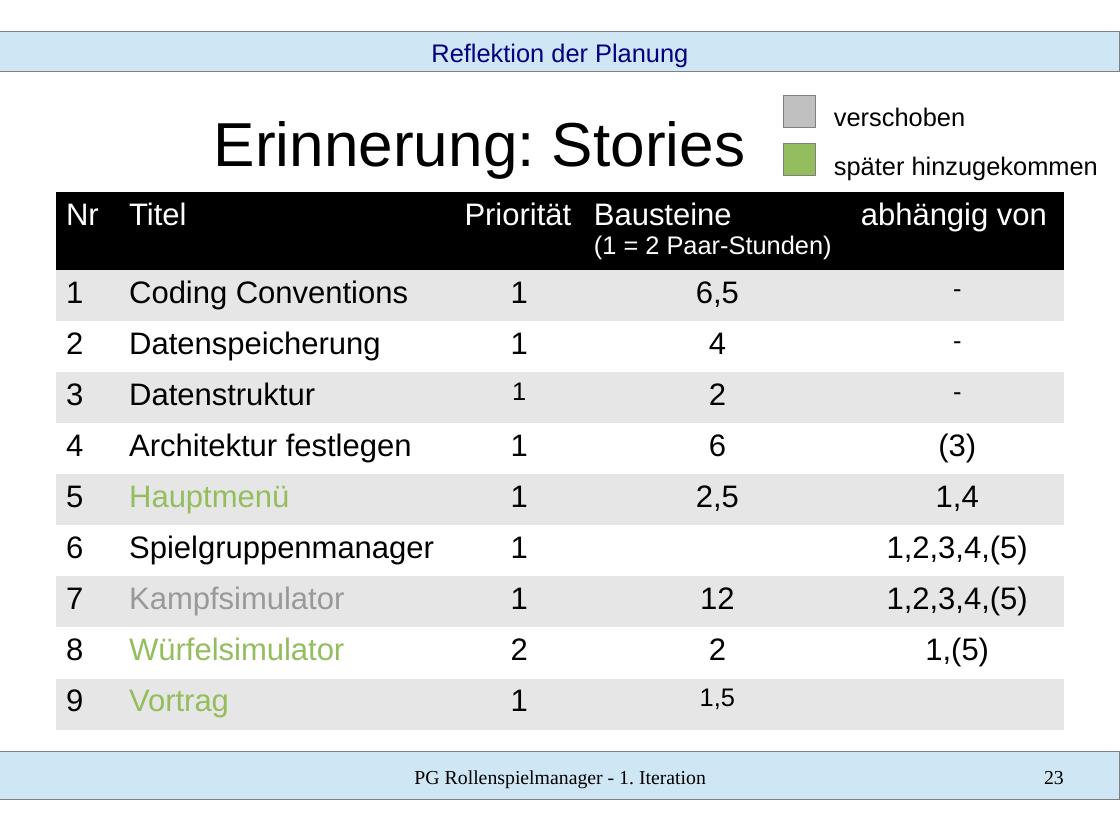
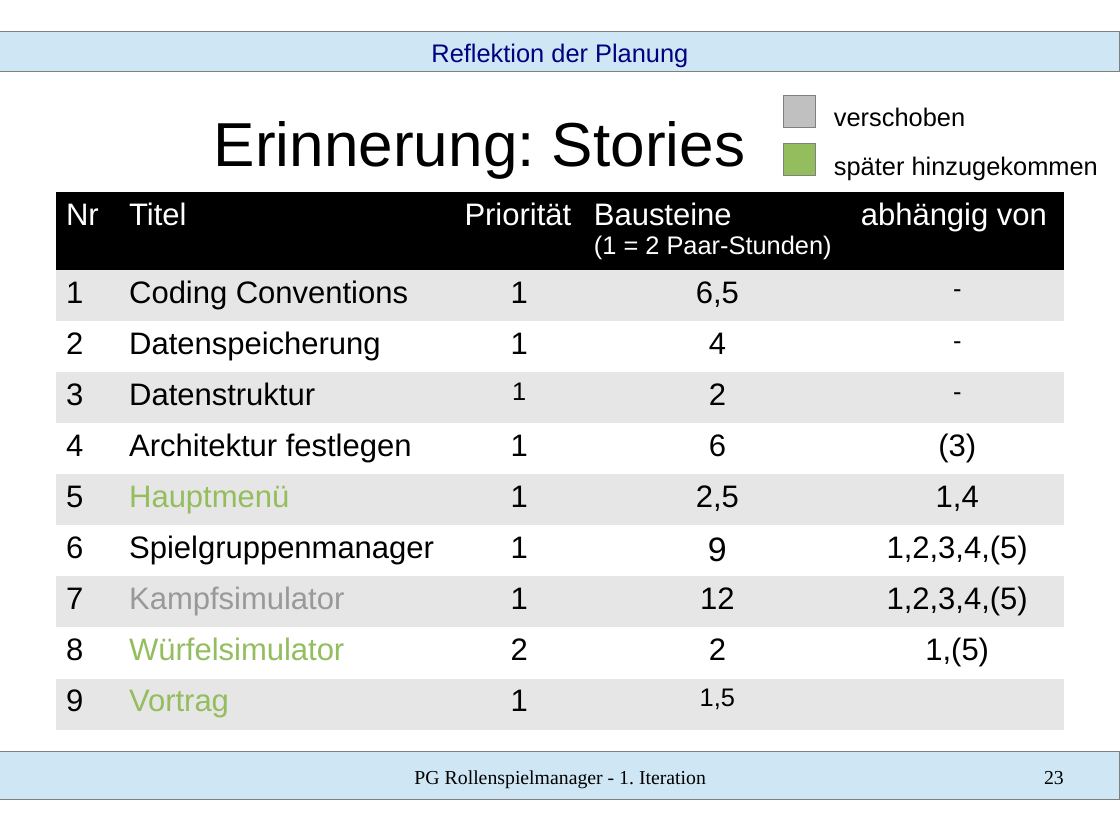
Before and after one commit to SWT-Projektgruppe-2015/Rollenspielmanager, a slide deck: slide 23 of Dokumente/01 Iteration/vortrag.odp. Drawn at 1120x840 pixels with LibreOffice and Linux fonts; fonts in the diff are those of the drawing. Boxes give left, top, right and bottom in pixels: in the first picture for what was removed or moved away, otherwise in the second. Text is boxed around its words. In the diff, an @@ line names an element or a change of style, - is before the commit and + after.

```diff
--- a/Dokumente/01 Iteration/vortrag.odp
+++ b/Dokumente/01 Iteration/vortrag.odp
@@ table at [56,192,1063,726] @@
-row 7, column 4: 
+row 7, column 4: 9
```
Also in this commit, not shown: 2 other slides changed, 1 other file.
